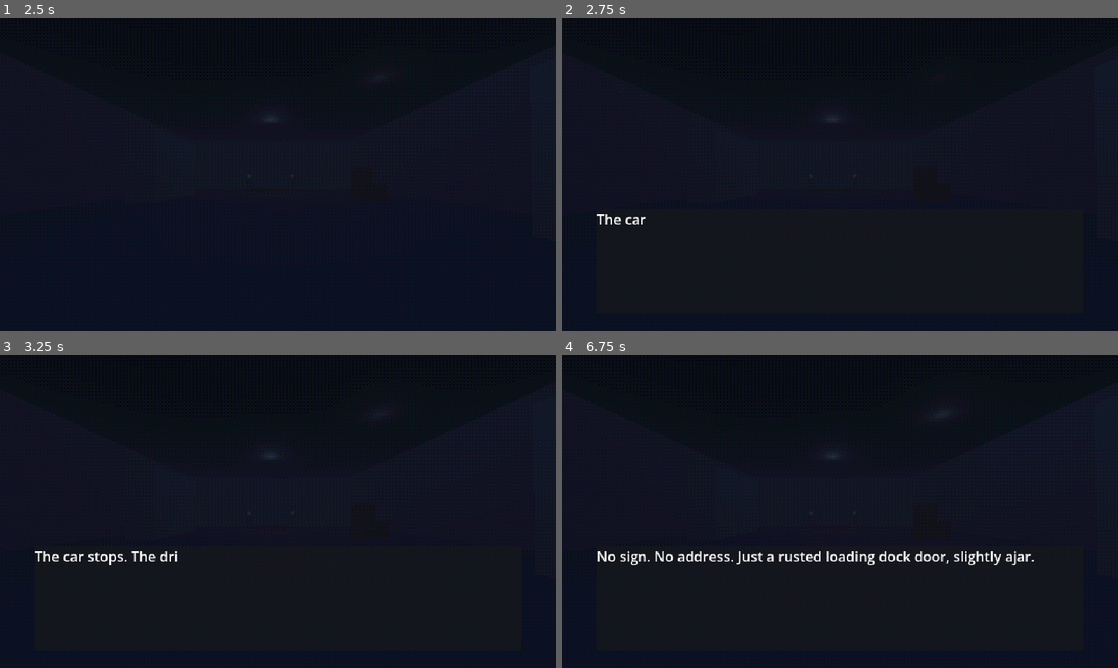
Above: before the commit, frames 1-4 (two rows, left to right).
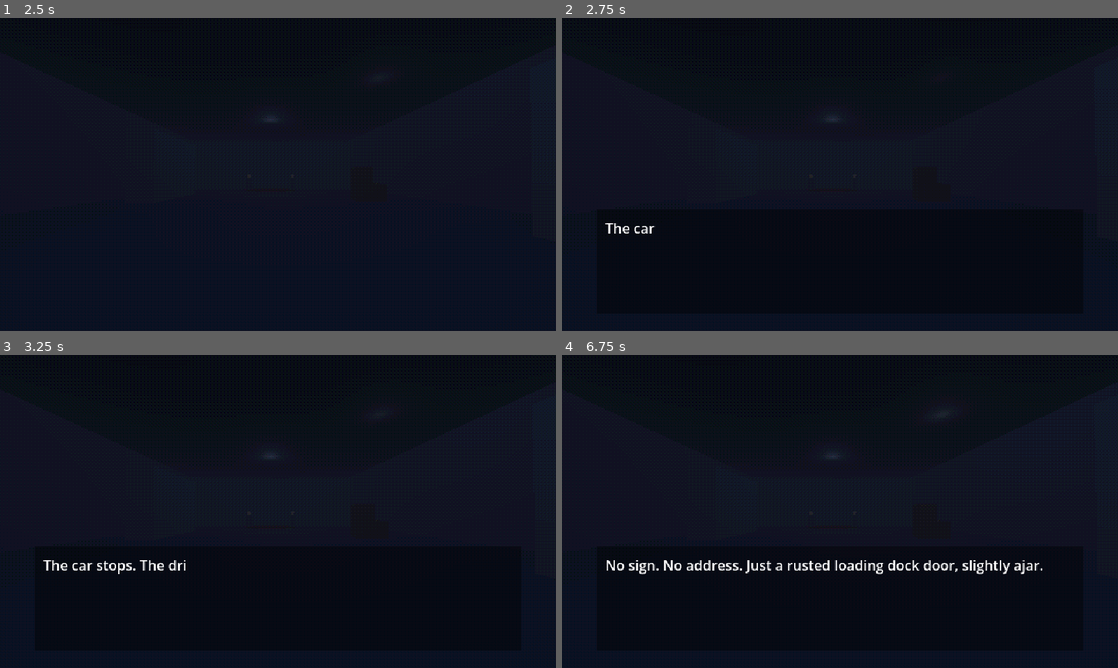
Above: after the commit, the same moments.

Repository: qweliant/healthcare-horror
Game: Godot game, scene res://scenes/job2/job2.tscn
The game is run twice, just before and just after one commit, with the same random seed, the same clock (stepped at 60 frames per second) and the same inputs. This scene is started directly instead of the project's main scene.
Inputs (mouse positions are in pixels of both pictures, inside the frame that each line leads up to):
- Up to frame 1 (2.5 s): tap Enter at 0.5, 2 s; move the mouse to (305, 174) at 0.52 s; hold Space (advance_dialogue) 0.53-1.28 s; hold W (move_forward) from 0.53 s (still down); move the mouse to (250, 174) at 1.27 s; tap E (interact) at 1.35 s; move the mouse to (289, 168) at 2.02 s; hold Space (advance_dialogue) from 2.03 s (still down)
- Up to frame 2 (2.75 s): keep holding W (move_forward); keep holding Space (advance_dialogue)
- Up to frame 3 (3.25 s): keep holding W (move_forward); move the mouse to (272, 517) at 2.77 s; release Space (advance_dialogue) at 2.78 s; tap E (interact) at 2.85 s
- Up to frame 4 (6.75 s): move the mouse to (878, 514) at 3.52 s; hold Space (advance_dialogue) 3.53-4.28 s; move the mouse to (795, 508) at 4.27 s; tap E (interact) at 4.35, 5.85 s; move the mouse to (845, 511) at 5.02 s; hold Space (advance_dialogue) 5.03-5.78 s; move the mouse to (817, 505) at 5.77 s; release W (move_forward) at 5.78 s; hold D (move_right) 5.78-6.53 s; move the mouse to (867, 511) at 6.52 s; hold W (move_forward) from 6.53 s (still down); hold Space (advance_dialogue) from 6.53 s (still down)

Frame 1 is identical in both runs. In frame 2, 0.2% of the frame differs, in the area x 6-17%, y 62-69%; in frame 3, 0.7%; in frame 4, 2.4%, in the area x 6-87%, y 62-70%.

Commit message:
added global theme, add padding to dialogue box

Diff:
--- a/project.godot
+++ b/project.godot
@@ -27,6 +27,10 @@
 window/size/window_width_override=1280
 window/size/window_height_override=720
 window/stretch/mode="viewport"
+
+[gui]
+
+theme/custom="uid://cm54cajl0axk8"
 
 [input]
 
--- a/scenes/car_ride/car_ride.tscn
+++ b/scenes/car_ride/car_ride.tscn
@@ -1,6 +1,6 @@
-[gd_scene format=3]
+[gd_scene format=3 uid="uid://cjcnpcdgj03ka"]
 
-[ext_resource type="Script" path="res://scenes/car_ride/car_ride.gd" id="1_carride"]
+[ext_resource type="Script" uid="uid://cffcsajpgao7h" path="res://scenes/car_ride/car_ride.gd" id="1_carride"]
 [ext_resource type="Script" uid="uid://bnyyt0s1a6wbc" path="res://scripts/dialogue/dialogue_box.gd" id="2_dialogue"]
 [ext_resource type="Shader" uid="uid://105ko3d7h3mx" path="res://shaders/ps1_post.gdshader" id="3_ps1"]
 
@@ -14,11 +14,17 @@
 fog_light_color = Color(0.06, 0.06, 0.1, 1)
 fog_density = 0.015
 
+[sub_resource type="StandardMaterial3D" id="StandardMaterial3D_dash"]
+albedo_color = Color(0.15, 0.15, 0.15, 1)
+
 [sub_resource type="StandardMaterial3D" id="StandardMaterial3D_road"]
 albedo_color = Color(0.25, 0.25, 0.28, 1)
 
-[sub_resource type="StandardMaterial3D" id="StandardMaterial3D_dash"]
-albedo_color = Color(0.15, 0.15, 0.15, 1)
+[sub_resource type="StandardMaterial3D" id="StandardMaterial3D_line"]
+albedo_color = Color(0.5, 0.5, 0.2, 1)
+emission_enabled = true
+emission = Color(0.3, 0.3, 0.1, 1)
+emission_energy_multiplier = 0.5
 
 [sub_resource type="StandardMaterial3D" id="StandardMaterial3D_building"]
 albedo_color = Color(0.18, 0.18, 0.22, 1)
@@ -26,121 +32,115 @@
 [sub_resource type="StandardMaterial3D" id="StandardMaterial3D_tree"]
 albedo_color = Color(0.12, 0.18, 0.12, 1)
 
-[sub_resource type="StandardMaterial3D" id="StandardMaterial3D_line"]
-albedo_color = Color(0.5, 0.5, 0.2, 1)
-emission_enabled = true
-emission = Color(0.3, 0.3, 0.1, 1)
-emission_energy_multiplier = 0.5
-
 [sub_resource type="ShaderMaterial" id="ShaderMaterial_ps1_car"]
 shader = ExtResource("3_ps1")
 shader_parameter/color_depth = 15.0
 shader_parameter/dither_strength = 0.05
 
-[node name="CarRide" type="Node3D"]
+[node name="CarRide" type="Node3D" unique_id=1735222680]
 script = ExtResource("1_carride")
 
-[node name="WorldEnvironment" type="WorldEnvironment" parent="."]
+[node name="WorldEnvironment" type="WorldEnvironment" parent="." unique_id=357310346]
 environment = SubResource("Environment_car")
 
-[node name="Camera3D" type="Camera3D" parent="."]
-transform = Transform3D(1, 0, 0, 0, 1, 0, 0, 0, 1, 0, 1.0, 0)
+[node name="Camera3D" type="Camera3D" parent="." unique_id=531484183]
+transform = Transform3D(1, 0, 0, 0, 1, 0, 0, 0, 1, 0, 1, 0)
 
-[node name="Dashboard" type="CSGBox3D" parent="."]
+[node name="Dashboard" type="CSGBox3D" parent="." unique_id=373539022]
 transform = Transform3D(1, 0, 0, 0, 1, 0, 0, 0, 1, 0, 0.5, -1.2)
-size = Vector3(2.0, 0.3, 0.8)
+size = Vector3(2, 0.3, 0.8)
 material = SubResource("StandardMaterial3D_dash")
 
-[node name="Windshield" type="CSGBox3D" parent="."]
+[node name="Windshield" type="CSGBox3D" parent="." unique_id=860561037]
 transform = Transform3D(1, 0, 0, 0, 0.95, -0.31, 0, 0.31, 0.95, 0, 1.6, -1.4)
-size = Vector3(2.0, 0.05, 1.2)
+size = Vector3(2, 0.05, 1.2)
 material = SubResource("StandardMaterial3D_dash")
 
-[node name="ScrollingEnvironment" type="Node3D" parent="."]
+[node name="ScrollingEnvironment" type="Node3D" parent="." unique_id=1269960857]
 
-[node name="Road" type="CSGBox3D" parent="ScrollingEnvironment"]
+[node name="Road" type="CSGBox3D" parent="ScrollingEnvironment" unique_id=1712247346]
 transform = Transform3D(1, 0, 0, 0, 1, 0, 0, 0, 1, 0, -0.05, -20)
 size = Vector3(8, 0.1, 80)
 material = SubResource("StandardMaterial3D_road")
 
-[node name="CenterLine1" type="CSGBox3D" parent="ScrollingEnvironment"]
+[node name="CenterLine1" type="CSGBox3D" parent="ScrollingEnvironment" unique_id=1279131864]
 transform = Transform3D(1, 0, 0, 0, 1, 0, 0, 0, 1, 0, 0.01, -5)
-size = Vector3(0.1, 0.02, 2.0)
+size = Vector3(0.1, 0.02, 2)
 material = SubResource("StandardMaterial3D_line")
 
-[node name="CenterLine2" type="CSGBox3D" parent="ScrollingEnvironment"]
+[node name="CenterLine2" type="CSGBox3D" parent="ScrollingEnvironment" unique_id=344733095]
 transform = Transform3D(1, 0, 0, 0, 1, 0, 0, 0, 1, 0, 0.01, -15)
-size = Vector3(0.1, 0.02, 2.0)
+size = Vector3(0.1, 0.02, 2)
 material = SubResource("StandardMaterial3D_line")
 
-[node name="CenterLine3" type="CSGBox3D" parent="ScrollingEnvironment"]
+[node name="CenterLine3" type="CSGBox3D" parent="ScrollingEnvironment" unique_id=1514916301]
 transform = Transform3D(1, 0, 0, 0, 1, 0, 0, 0, 1, 0, 0.01, -25)
-size = Vector3(0.1, 0.02, 2.0)
+size = Vector3(0.1, 0.02, 2)
 material = SubResource("StandardMaterial3D_line")
 
-[node name="CenterLine4" type="CSGBox3D" parent="ScrollingEnvironment"]
+[node name="CenterLine4" type="CSGBox3D" parent="ScrollingEnvironment" unique_id=303119051]
 transform = Transform3D(1, 0, 0, 0, 1, 0, 0, 0, 1, 0, 0.01, -35)
-size = Vector3(0.1, 0.02, 2.0)
+size = Vector3(0.1, 0.02, 2)
 material = SubResource("StandardMaterial3D_line")
 
-[node name="BuildingL1" type="CSGBox3D" parent="ScrollingEnvironment"]
+[node name="BuildingL1" type="CSGBox3D" parent="ScrollingEnvironment" unique_id=1143092953]
 transform = Transform3D(1, 0, 0, 0, 1, 0, 0, 0, 1, -8, 3, -10)
 size = Vector3(4, 6, 5)
 material = SubResource("StandardMaterial3D_building")
 
-[node name="BuildingL2" type="CSGBox3D" parent="ScrollingEnvironment"]
+[node name="BuildingL2" type="CSGBox3D" parent="ScrollingEnvironment" unique_id=517968983]
 transform = Transform3D(1, 0, 0, 0, 1, 0, 0, 0, 1, -9, 4, -25)
 size = Vector3(5, 8, 6)
 material = SubResource("StandardMaterial3D_building")
 
-[node name="BuildingR1" type="CSGBox3D" parent="ScrollingEnvironment"]
+[node name="BuildingR1" type="CSGBox3D" parent="ScrollingEnvironment" unique_id=1998130503]
 transform = Transform3D(1, 0, 0, 0, 1, 0, 0, 0, 1, 8, 2.5, -8)
 size = Vector3(4, 5, 4)
 material = SubResource("StandardMaterial3D_building")
 
-[node name="BuildingR2" type="CSGBox3D" parent="ScrollingEnvironment"]
+[node name="BuildingR2" type="CSGBox3D" parent="ScrollingEnvironment" unique_id=1513207933]
 transform = Transform3D(1, 0, 0, 0, 1, 0, 0, 0, 1, 9, 3.5, -30)
 size = Vector3(5, 7, 5)
 material = SubResource("StandardMaterial3D_building")
 
-[node name="TreeL1" type="CSGCylinder3D" parent="ScrollingEnvironment"]
+[node name="TreeL1" type="CSGCylinder3D" parent="ScrollingEnvironment" unique_id=1383455243]
 transform = Transform3D(1, 0, 0, 0, 1, 0, 0, 0, 1, -5.5, 1.5, -18)
 radius = 0.15
 height = 3.0
 material = SubResource("StandardMaterial3D_tree")
 
-[node name="TreeR1" type="CSGCylinder3D" parent="ScrollingEnvironment"]
+[node name="TreeR1" type="CSGCylinder3D" parent="ScrollingEnvironment" unique_id=1714035449]
 transform = Transform3D(1, 0, 0, 0, 1, 0, 0, 0, 1, 5.5, 1.5, -12)
 radius = 0.15
 height = 3.0
 material = SubResource("StandardMaterial3D_tree")
 
-[node name="StreetlightL1" type="OmniLight3D" parent="ScrollingEnvironment" groups=["streetlight"]]
+[node name="StreetlightL1" type="OmniLight3D" parent="ScrollingEnvironment" unique_id=1886472323 groups=["streetlight"]]
 transform = Transform3D(1, 0, 0, 0, 1, 0, 0, 0, 1, -4, 4, -8)
 light_color = Color(0.9, 0.8, 0.5, 1)
 light_energy = 1.5
 omni_range = 15.0
 omni_attenuation = 1.2
 
-[node name="StreetlightL2" type="OmniLight3D" parent="ScrollingEnvironment" groups=["streetlight"]]
+[node name="StreetlightL2" type="OmniLight3D" parent="ScrollingEnvironment" unique_id=1258182588 groups=["streetlight"]]
 transform = Transform3D(1, 0, 0, 0, 1, 0, 0, 0, 1, -4, 4, -28)
 light_color = Color(0.9, 0.8, 0.5, 1)
 light_energy = 1.5
 omni_range = 15.0
 omni_attenuation = 1.2
 
-[node name="StreetlightR1" type="OmniLight3D" parent="ScrollingEnvironment" groups=["streetlight"]]
+[node name="StreetlightR1" type="OmniLight3D" parent="ScrollingEnvironment" unique_id=1130693767 groups=["streetlight"]]
 transform = Transform3D(1, 0, 0, 0, 1, 0, 0, 0, 1, 4, 4, -18)
 light_color = Color(0.9, 0.8, 0.5, 1)
 light_energy = 1.2
 omni_range = 15.0
 omni_attenuation = 1.2
 
-[node name="DialogueBox" type="CanvasLayer" parent="."]
+[node name="DialogueBox" type="CanvasLayer" parent="." unique_id=876638559]
 layer = 10
 script = ExtResource("2_dialogue")
 
-[node name="Panel" type="PanelContainer" parent="DialogueBox"]
+[node name="Panel" type="PanelContainer" parent="DialogueBox" unique_id=1153056385]
 anchors_preset = 12
 anchor_top = 1.0
 anchor_right = 1.0
@@ -152,21 +152,21 @@
 grow_horizontal = 2
 grow_vertical = 0
 
-[node name="VBox" type="VBoxContainer" parent="DialogueBox/Panel"]
+[node name="VBox" type="VBoxContainer" parent="DialogueBox/Panel" unique_id=862401126]
 layout_mode = 2
 
-[node name="SpeakerLabel" type="Label" parent="DialogueBox/Panel/VBox"]
+[node name="SpeakerLabel" type="Label" parent="DialogueBox/Panel/VBox" unique_id=255744051]
 layout_mode = 2
 theme_override_colors/font_color = Color(0.8, 0.2, 0.2, 1)
 text = "Speaker"
 
-[node name="TextLabel" type="RichTextLabel" parent="DialogueBox/Panel/VBox"]
+[node name="TextLabel" type="RichTextLabel" parent="DialogueBox/Panel/VBox" unique_id=1818438194]
 layout_mode = 2
 size_flags_vertical = 3
 text = "Dialogue text."
 fit_content = true
 
-[node name="PS1Overlay" type="ColorRect" parent="."]
+[node name="PS1Overlay" type="ColorRect" parent="." unique_id=329043632]
 material = SubResource("ShaderMaterial_ps1_car")
 anchors_preset = 15
 anchor_right = 1.0
--- a/ui/dialogue_box.tscn
+++ b/ui/dialogue_box.tscn
@@ -1,6 +1,7 @@
 [gd_scene format=3 uid="uid://c1dialog0001"]
 
 [ext_resource type="Script" uid="uid://bnyyt0s1a6wbc" path="res://scripts/dialogue/dialogue_box.gd" id="1_dialogue"]
+[ext_resource type="Theme" uid="uid://cm54cajl0axk8" path="res://ui/main_theme.tres" id="2_rcpb6"]
 
 [node name="DialogueBox" type="CanvasLayer" unique_id=1742646807]
 layer = 10
@@ -11,12 +12,15 @@
 anchor_top = 1.0
 anchor_right = 1.0
 anchor_bottom = 1.0
-offset_left = 40.0
-offset_top = -140.0
-offset_right = -40.0
-offset_bottom = -20.0
+offset_left = 116.0
+offset_top = -325.0
+offset_right = 36.0
+offset_bottom = -205.0
 grow_horizontal = 2
 grow_vertical = 0
+size_flags_horizontal = 0
+size_flags_vertical = 4
+theme = ExtResource("2_rcpb6")
 
 [node name="VBox" type="VBoxContainer" parent="Panel" unique_id=493554370]
 layout_mode = 2
--- /dev/null
+++ b/ui/main_theme.tres
@@ -0,0 +1,6 @@
+[gd_resource type="Theme" format=3 uid="uid://cm54cajl0axk8"]
+
+[ext_resource type="StyleBox" uid="uid://ci0c1bjmw128b" path="res://ui/panel_container_style.tres" id="1_g1fjd"]
+
+[resource]
+PanelContainer/styles/panel = ExtResource("1_g1fjd")
--- /dev/null
+++ b/ui/panel_container_style.tres
@@ -0,0 +1,8 @@
+[gd_resource type="StyleBoxFlat" format=3 uid="uid://ci0c1bjmw128b"]
+
+[resource]
+content_margin_left = 10.0
+content_margin_top = 10.0
+content_margin_right = 10.0
+content_margin_bottom = 10.0
+bg_color = Color(0, 0, 0, 0.39215687)
